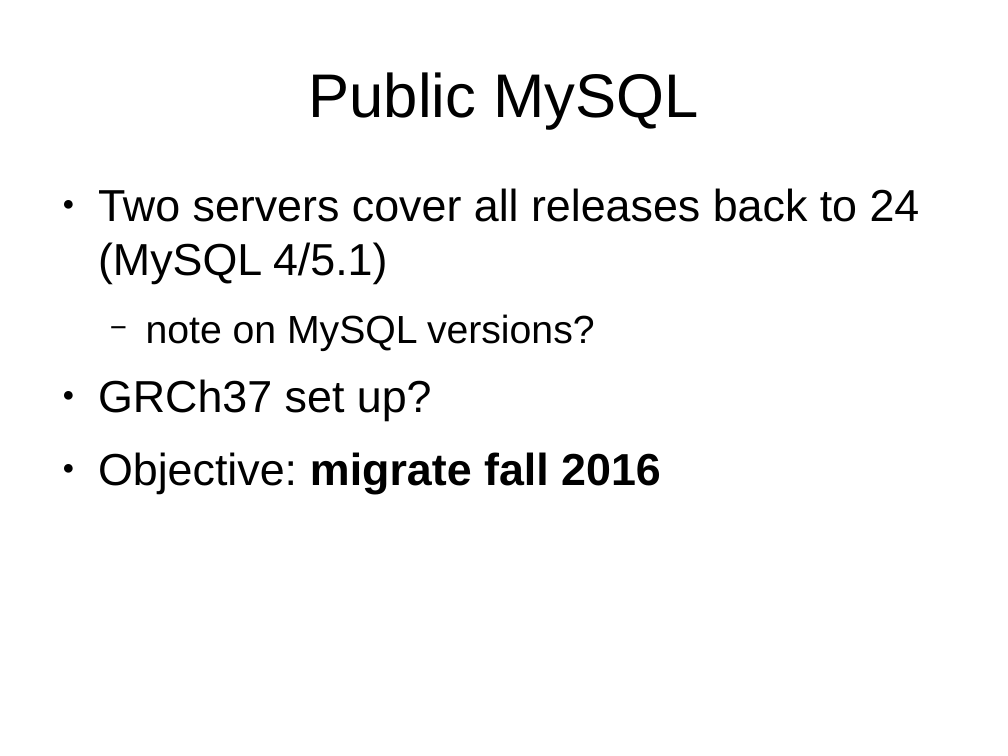
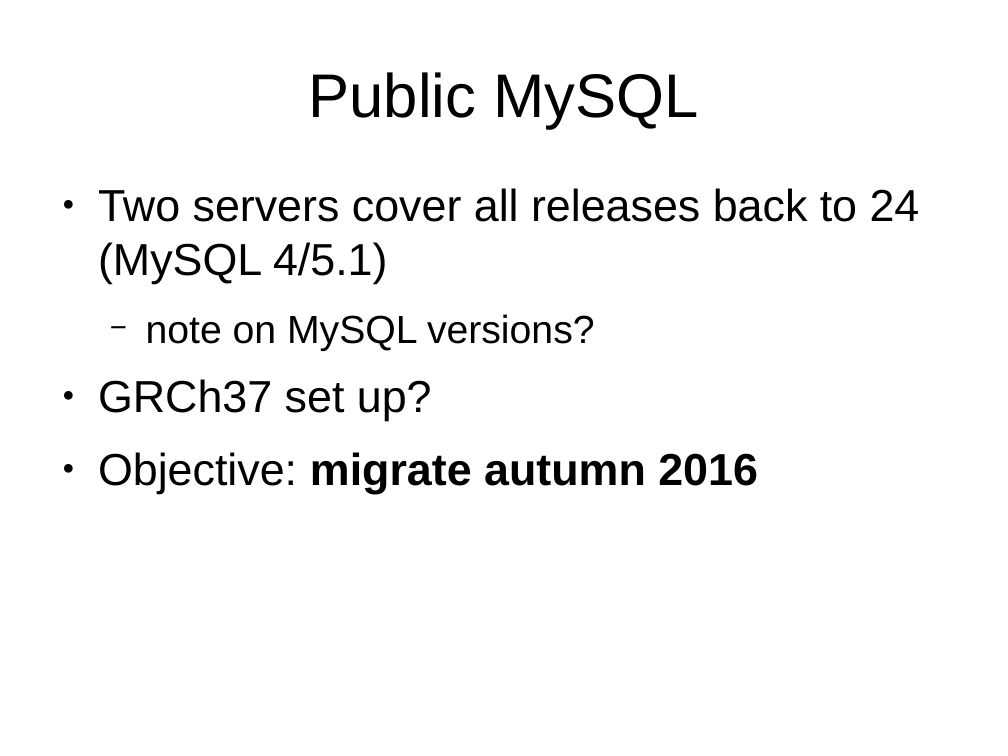
Before and after one commit to avullo/ensembl-migration-pm, a slide deck: slide 23 of data-review-10-16/talk.odp. Drawn at 1008x756 pixels with LibreOffice and Linux fonts; fonts in the diff are those of the drawing; background and template pictures are left out. Boxes give left, top, right and bottom in pixels: in the first picture for what was removed or moved away, otherwise in the second. Text is boxed around its words. In the diff, an @@ line names an element or a change of style, - is before the commit and + after.

```diff
--- a/data-review-10-16/talk.odp
+++ b/data-review-10-16/talk.odp
@@ text at (98, 452, 758, 494): text changed @@
-● Objective: migrate fall 2016
+● Objective: migrate autumn 2016
```
Also in this commit, not shown: 1 other slide changed.
